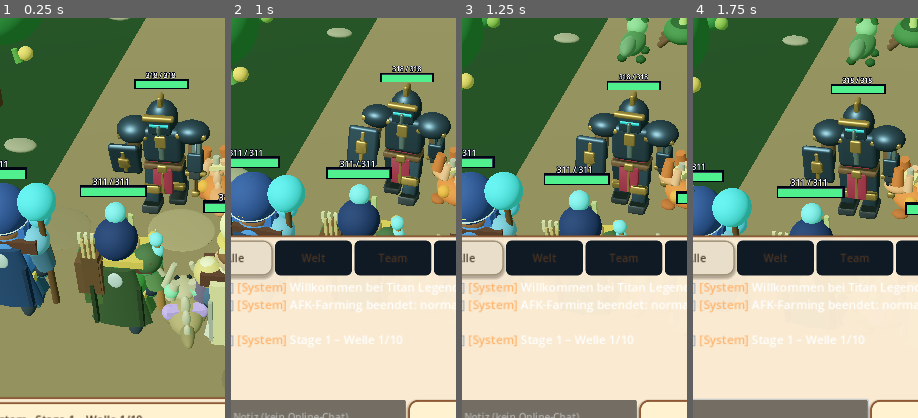
Above: before the commit, frames 1-4 (left to right).
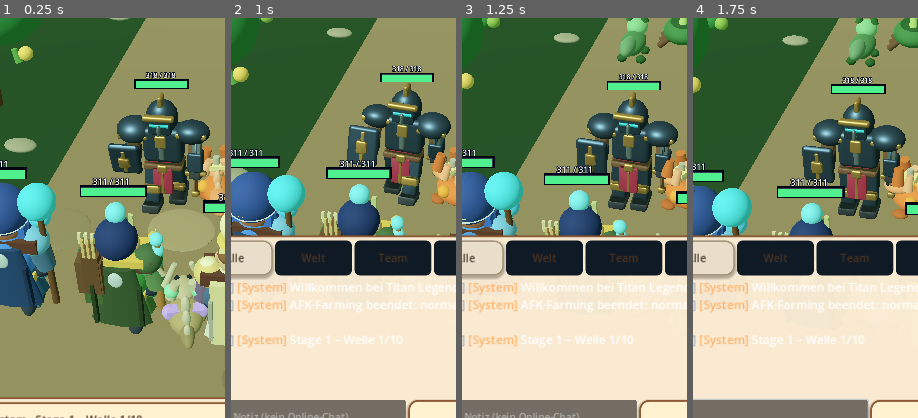
Above: after the commit, the same moments.

Repository: xynewageyx/TitanLegend
Game: Godot game, scene res://scenes/main.tscn
Same seed, same stepped clock (60 frames per second), same inputs: the game is played once before the commit and once after it.
Inputs (mouse positions are % of the whole screen's width and height, from its top left):
- Up to frame 1 (0.25 s): no input
- Up to frame 2 (1 s): click "☰ System · Stage 1 – Welle 1/…" at 0.5 s
- Up to frame 3 (1.25 s): no input
- Up to frame 4 (1.75 s): click (26, 86) at 1.27 s; type "12" at 1.35 s
The pictures show only the part of the screen within x 11-61%, y 36-86%; the shares and areas given below are measured in that part.

Frames 1-2 are identical in both runs. In frame 3, 2.6% of the frame differs, in the area x 50-97%, y 18-50%; in frame 4, nothing differs.

Commit message:
Update 248: loop imported idle and run clips while keeping attack and hit one-shot

Diff:
--- a/scripts/hero_combat_motion.gd
+++ b/scripts/hero_combat_motion.gd
@@ -51,6 +51,13 @@
      break
   if resolved != &"":
    if imported_animation_state != resolved or not imported_animation_player.is_playing():
+    var clip: Animation = imported_animation_player.get_animation(resolved)
+    if clip != null:
+     # Movement cycles loop, while impact/death clips keep their authored end.
+     if state == &"Idle" or state == &"Run":
+      clip.loop_mode = Animation.LOOP_LINEAR
+     else:
+      clip.loop_mode = Animation.LOOP_NONE
     imported_animation_player.play(resolved, 0.12 if imported_animation_state != &"" else 0.0)
     imported_animation_state = resolved
    return
